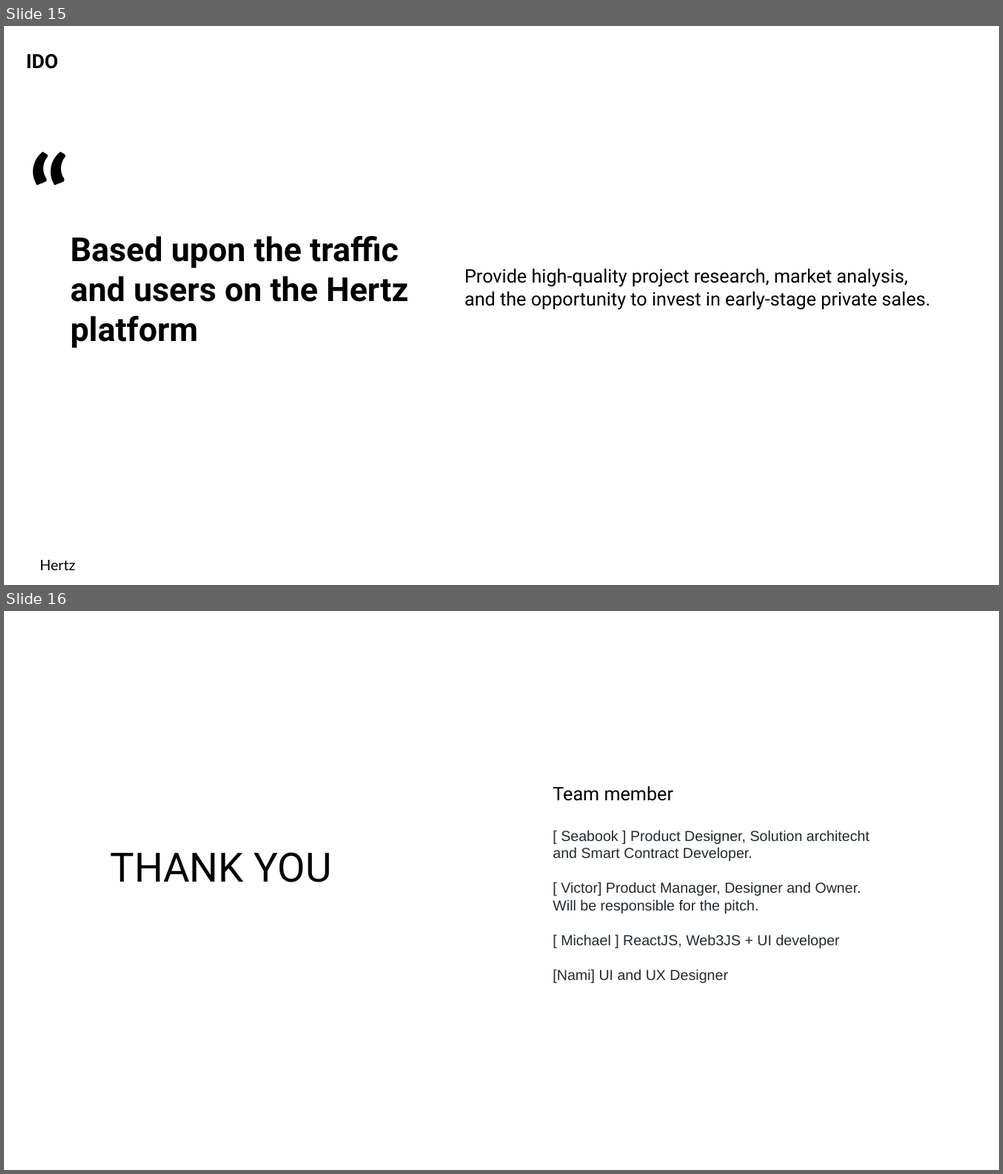
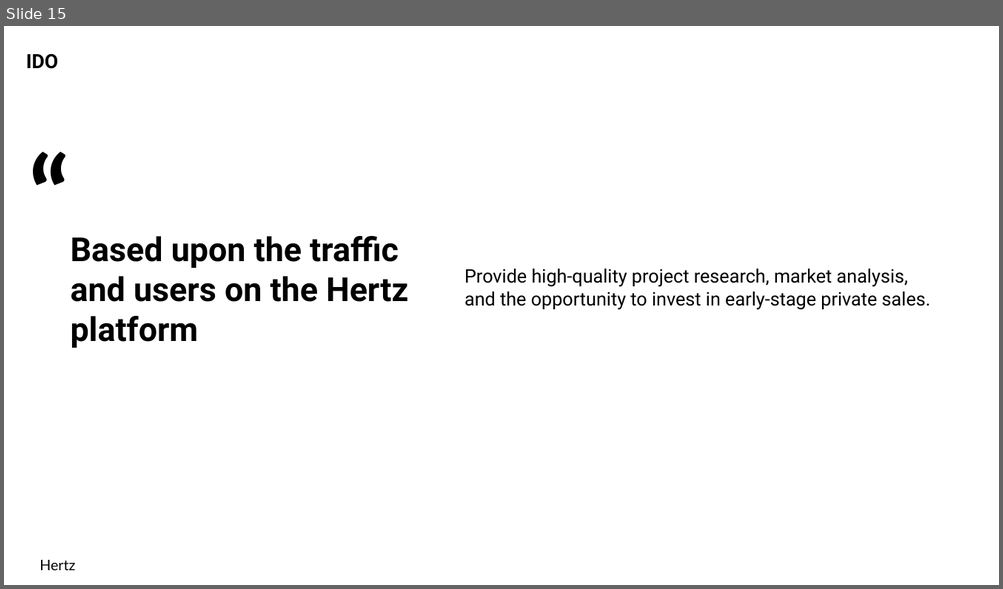
Before and after one commit to IOSGVentures/Layer2Hackathon, a slide deck: projects/Team-1-HertzFinance/hertz-pitchdeck.pptx. Shown one above the other, each under a label of ours: slides 15 and 16 before the commit, slide 15 after it. The pictures are 1003x1174 and 1003x589 pixels, drawn with LibreOffice and Linux fonts; fonts in the diff are those of the drawing. Boxes give left, top, right and bottom in pixels: in the first picture for what was removed or moved away, otherwise in the second. Text is boxed around its words. In the diff, an @@ line names an element or a change of style, - is before the commit and + after.

```diff
--- a/projects/Team-1-HertzFinance/hertz-pitchdeck.pptx
+++ b/projects/Team-1-HertzFinance/hertz-pitchdeck.pptx
@@ slide 16 removed at (4, 611, 999, 1170), background #FFFFFF @@
@@ text removed at (552, 786, 869, 983) @@
-Team member
-[ Seabook ] Product Designer, Solution architecht and Smart Contract Developer.
-[ Victor] Product Manager, Designer and Owner. Will be responsible for the pitch.
-[ Michael ] ReactJS, Web3JS + UI developer
-[Nami] UI and UX Designer
@@ text removed at (110, 852, 332, 883) @@
-THANK YOU
```
Also in this commit, not shown: 7 slides changed, 1 slide added.
